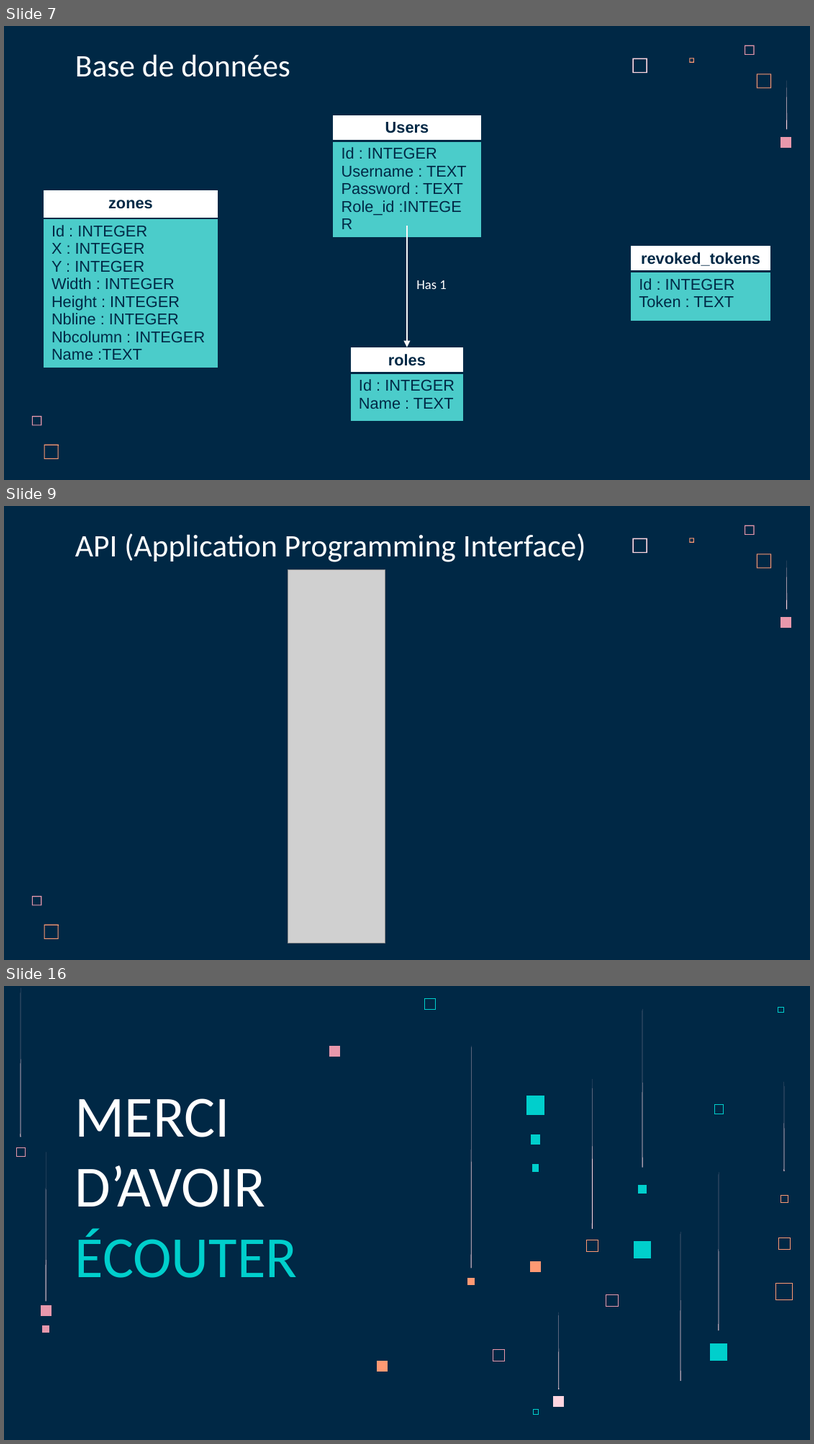
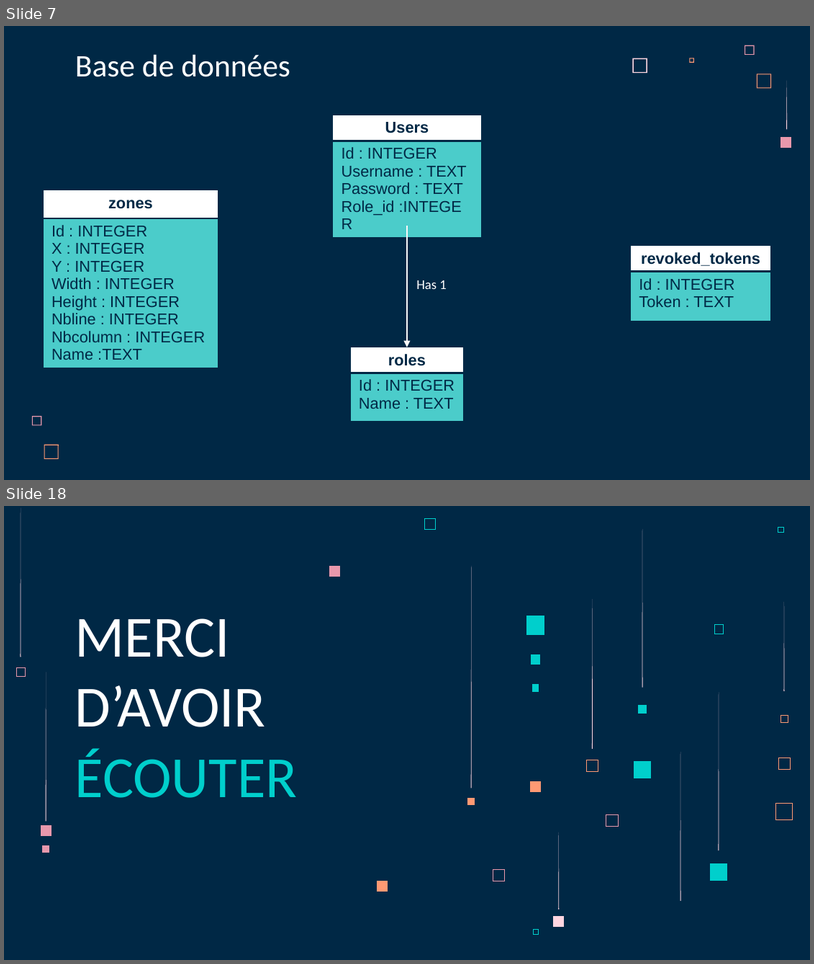
Before and after one commit to LoicSERRE/Projet-annuel-BUT3, a slide deck: Revue de projet/Diapo revue de projet.pptx. Shown one above the other, each under a label of ours: slides 7, 9 and 16 before the commit, slides 7 and 18 after it; the slides between them are not shown. The pictures are 814x1444 and 814x964 pixels, drawn with LibreOffice and Linux fonts; fonts in the diff are those of the drawing; grey boxes stand for pictures. Boxes give left, top, right and bottom in pixels: in the first picture for what was removed or moved away, otherwise in the second. Text is boxed around its words. In the diff, an @@ line names an element or a change of style, - is before the commit and + after.

```diff
--- a/Revue de projet/Diapo revue de projet.pptx
+++ b/Revue de projet/Diapo revue de projet.pptx
@@ slide 9 removed at (4,506,810,960), background #002845; not listed: 8 template elements that a slide beside it also shows @@
@@ title removed at (75,533,586,562) @@
-API (Application Programming Interface)
@@ picture removed at (288,569,385,942) @@
@@ what was slide 16 is now slide 18 @@
```
Also in this commit, not shown: 5 slides changed, 5 slides added, 2 other slides removed.
